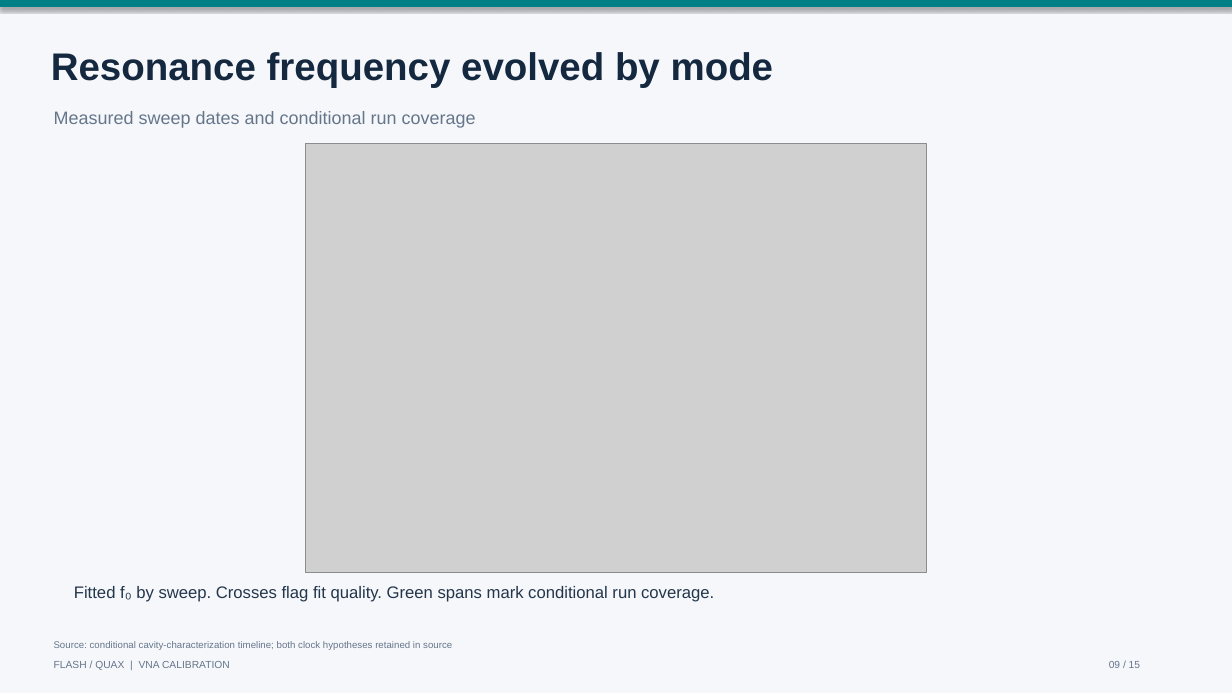
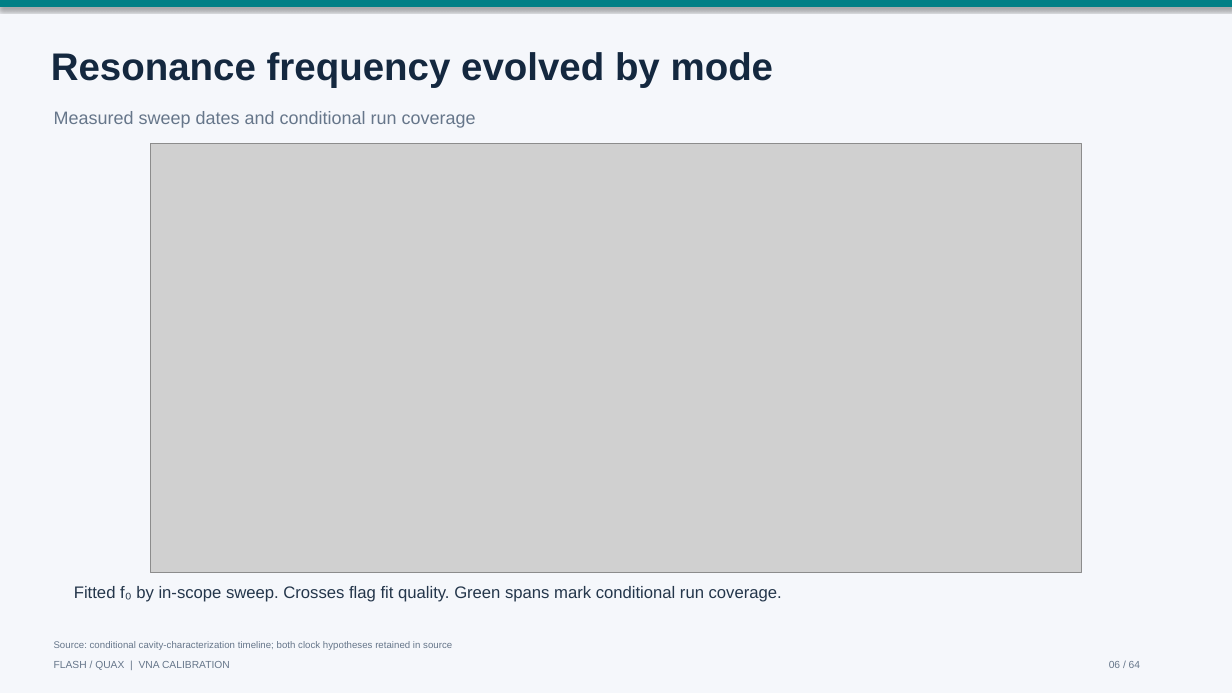
Before and after one commit to FLASH-HFGW/analysis, a slide deck: slide 6 of reporting/vna_calibration_20261125/flash_quax_vna_calibration.pptx (slide 9 before the commit). Drawn at 1232x693 pixels with LibreOffice and Linux fonts; fonts in the diff are those of the drawing; grey boxes stand for pictures. Boxes give left, top, right and bottom in pixels: in the first picture for what was removed or moved away, otherwise in the second. Text is boxed around its words. In the diff, an @@ line names an element or a change of style, - is before the commit and + after.

```diff
--- a/reporting/vna_calibration_20261125/flash_quax_vna_calibration.pptx
+++ b/reporting/vna_calibration_20261125/flash_quax_vna_calibration.pptx
@@ picture: place and size @@
-picture at [306,143,927,573]
+picture at [151,143,1081,573]
@@ text at [74,586,782,602]: text changed @@
-Fitted f₀ by sweep. Crosses flag fit quality. Green spans mark conditional run coverage.
+Fitted f₀ by in-scope sweep. Crosses flag fit quality. Green spans mark conditional run coverage.
@@ text at [1109,661,1140,668]: text changed @@
-09 / 15
+06 / 64
```
Also in this commit, not shown: 11 other slides changed, 52 slides added, 3 slides removed, 54 other files.
